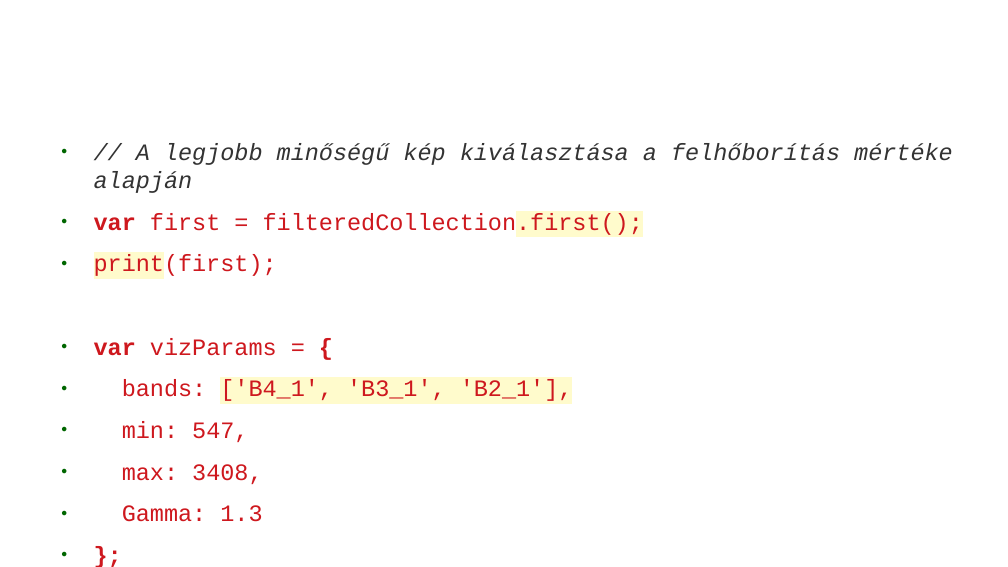
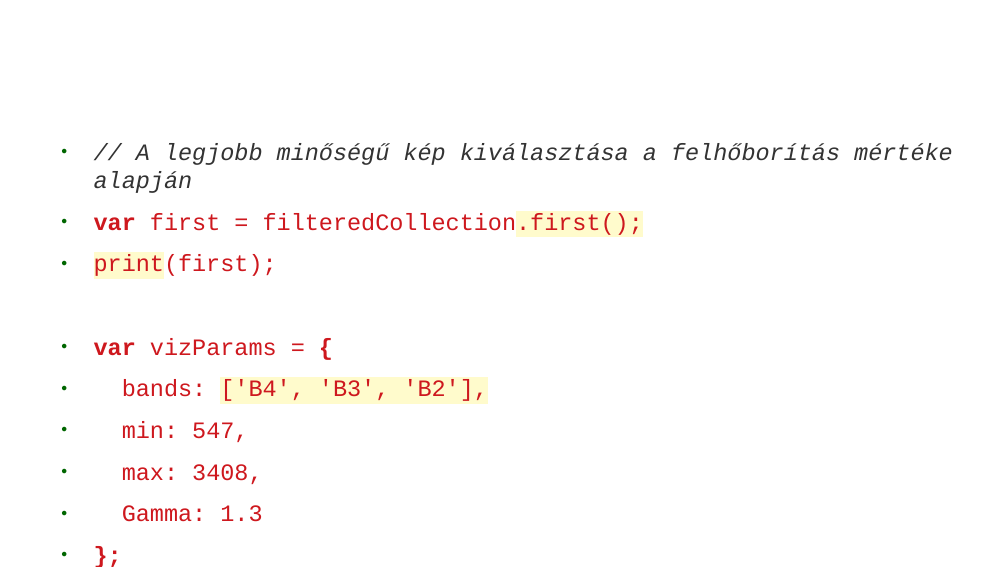
Before and after one commit to webandras/google_earth_engine_kutatas, a slide deck: slide 45 of google_earth_engine_gulacsi_andras_2018.odp. Drawn at 1008x567 pixels with LibreOffice and Linux fonts; fonts in the diff are those of the drawing; background and template pictures are left out. Boxes give left, top, right and bottom in pixels: in the first picture for what was removed or moved away, otherwise in the second. Text is boxed around its words. In the diff, an @@ line names an element or a change of style, - is before the commit and + after.

```diff
--- a/google_earth_engine_gulacsi_andras_2018.odp
+++ b/google_earth_engine_gulacsi_andras_2018.odp
@@ text at box(122, 379, 488, 401): text changed @@
-● bands: ['B4_1', 'B3_1', 'B2_1'],
+● bands: ['B4', 'B3', 'B2'],
```
Also in this commit, not shown: 7 other slides changed, 1 other file.
